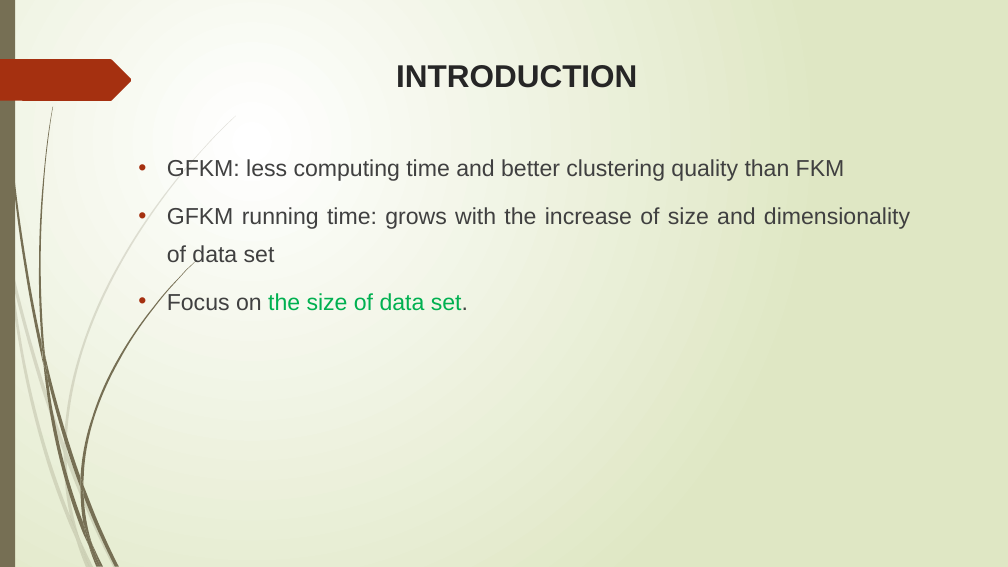
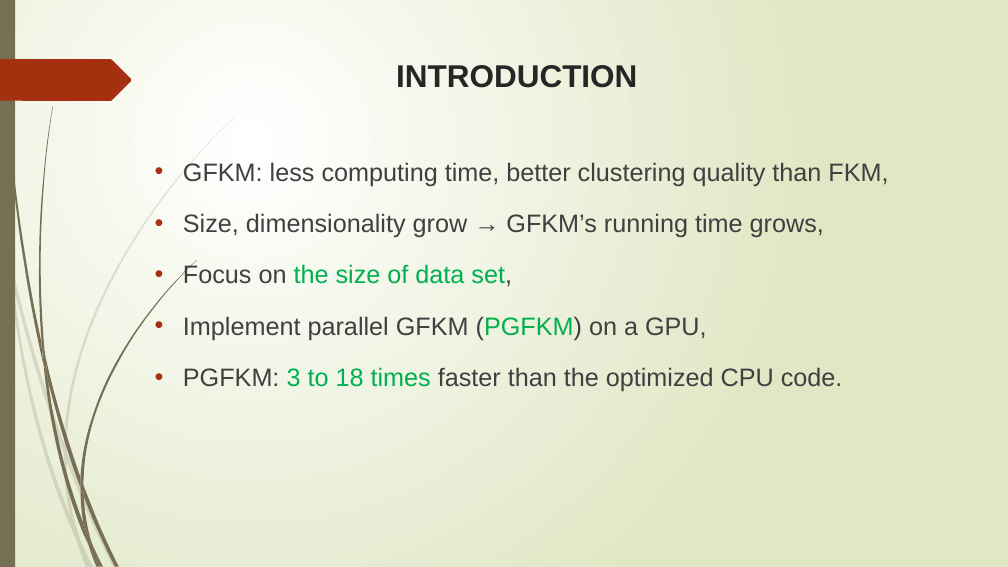
Before and after one commit to trungvdhp/master-ntou, a slide deck: slide 2 of ImageProcessing/Speeding up GFKM.pptx (slide 3 before the commit). Drawn at 1008x567 pixels with LibreOffice and Linux fonts; fonts in the diff are those of the drawing. Boxes give left, top, right and bottom in pixels: in the first picture for what was removed or moved away, otherwise in the second. Text is boxed around its words. In the diff, an @@ line names an element or a change of style, - is before the commit and + after.

```diff
--- a/ImageProcessing/Speeding up GFKM.pptx
+++ b/ImageProcessing/Speeding up GFKM.pptx
@@ text at [183,162,888,391]: text changed; size 22 to 24 pt @@
-• GFKM: less computing time and better clustering quality than FKM
-• GFKM running time: grows with the increase of size and dimensionality of data set
-• Focus on the size of data set.
+• GFKM: less computing time, better clustering quality than FKM,
+• Size, dimensionality grow → GFKM’s running time grows,
+• Focus on the size of data set,
+• Implement parallel GFKM (PGFKM) on a GPU,
+• PGFKM: 3 to 18 times faster than the optimized CPU code.
```
Also in this commit, not shown: 19 other slides changed, 5 slides added, 1 slide removed.
